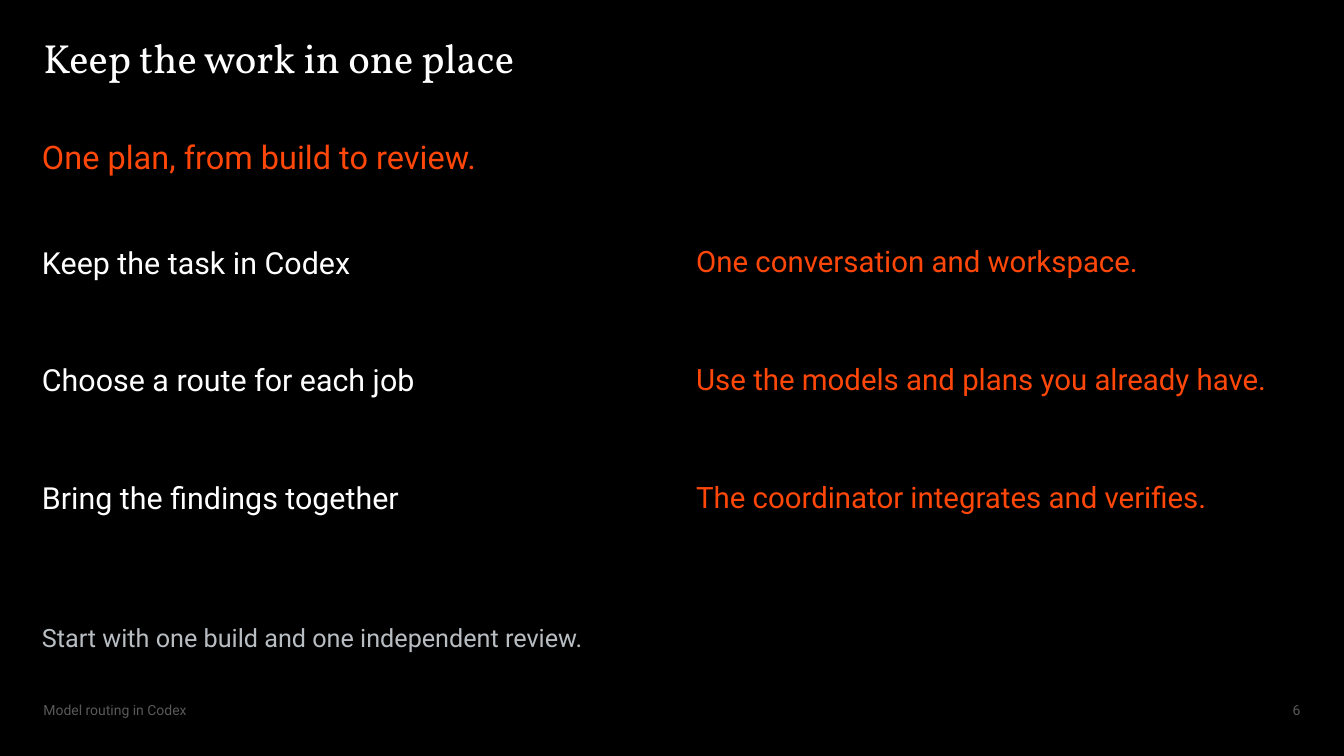
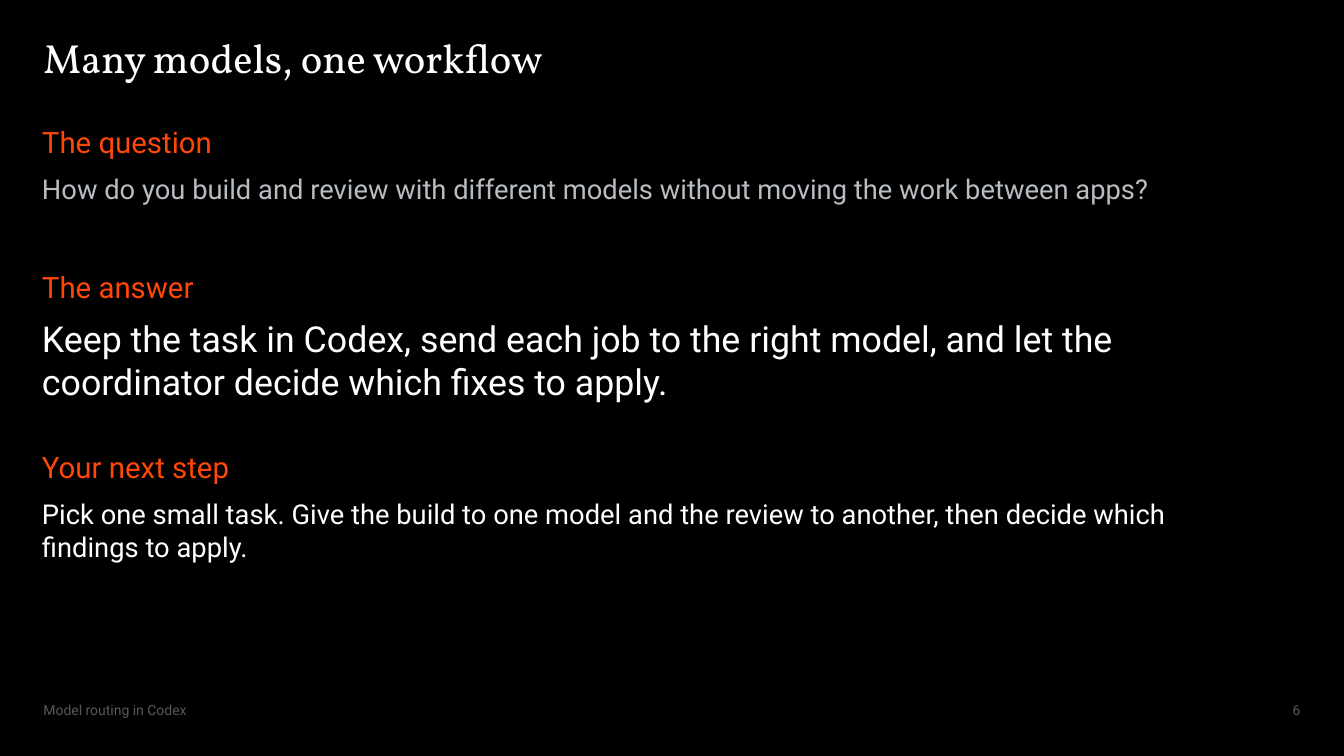
Before and after one commit to Max-FM/RDP-Train-the-Trainer-Workshop-2026, a slide deck: slide 6 of presentation/model-routing.pptx. Drawn at 1344x756 pixels with LibreOffice and Linux fonts; fonts in the diff are those of the drawing. Boxes give left, top, right and bottom in pixels: in the first picture for what was removed or moved away, otherwise in the second. Text is boxed around its words. In the diff, an @@ line names an element or a change of style, - is before the commit and + after.

Commit message:
docs(presentation): conclude on slide 6 and swap in the Codex logo

```diff
--- a/presentation/model-routing.pptx
+++ b/presentation/model-routing.pptx
@@ title at [43, 44, 543, 83]: text changed @@
-Keep the work in one place
+Many models, one workflow
@@ text at [42, 131, 212, 159]: text changed; size 23.2 to 21 pt @@
-One plan, from build to review.
+The question
@@ text at [42, 178, 1148, 205]: text changed; size 21.8 to 19.5 pt; text colour #FFFFFF to #B8BDC2 @@
-Keep the task in Codex
+How do you build and review with different models without moving the work between apps?
@@ text removed at [696, 250, 1138, 278] @@
-One conversation and workspace.
@@ text added at [42, 276, 194, 299], 21 pt, text #FF4709 @@
+The answer
@@ text at [42, 325, 1112, 403]: text changed; size 21.8 to 25.5 pt @@
-Choose a route for each job
+Keep the task in Codex, send each job to the right model, and let the coordinator decide which fixes to apply.
@@ text removed at [696, 368, 1266, 397] @@
-Use the models and plans you already have.
@@ text added at [42, 457, 229, 484], 21 pt, text #FF4709 @@
+Your next step
@@ text at [42, 503, 1165, 563]: text changed; size 21.8 to 19.5 pt @@
-Bring the findings together
+Pick one small task. Give the build to one model and the review to another, then decide which findings to apply.
@@ text removed at [696, 485, 1206, 514] @@
-The coordinator integrates and verifies.
@@ text removed at [42, 628, 582, 652] @@
-Start with one build and one independent review.
```
Also in this commit, not shown: 4 other slides changed, 4 other files.
